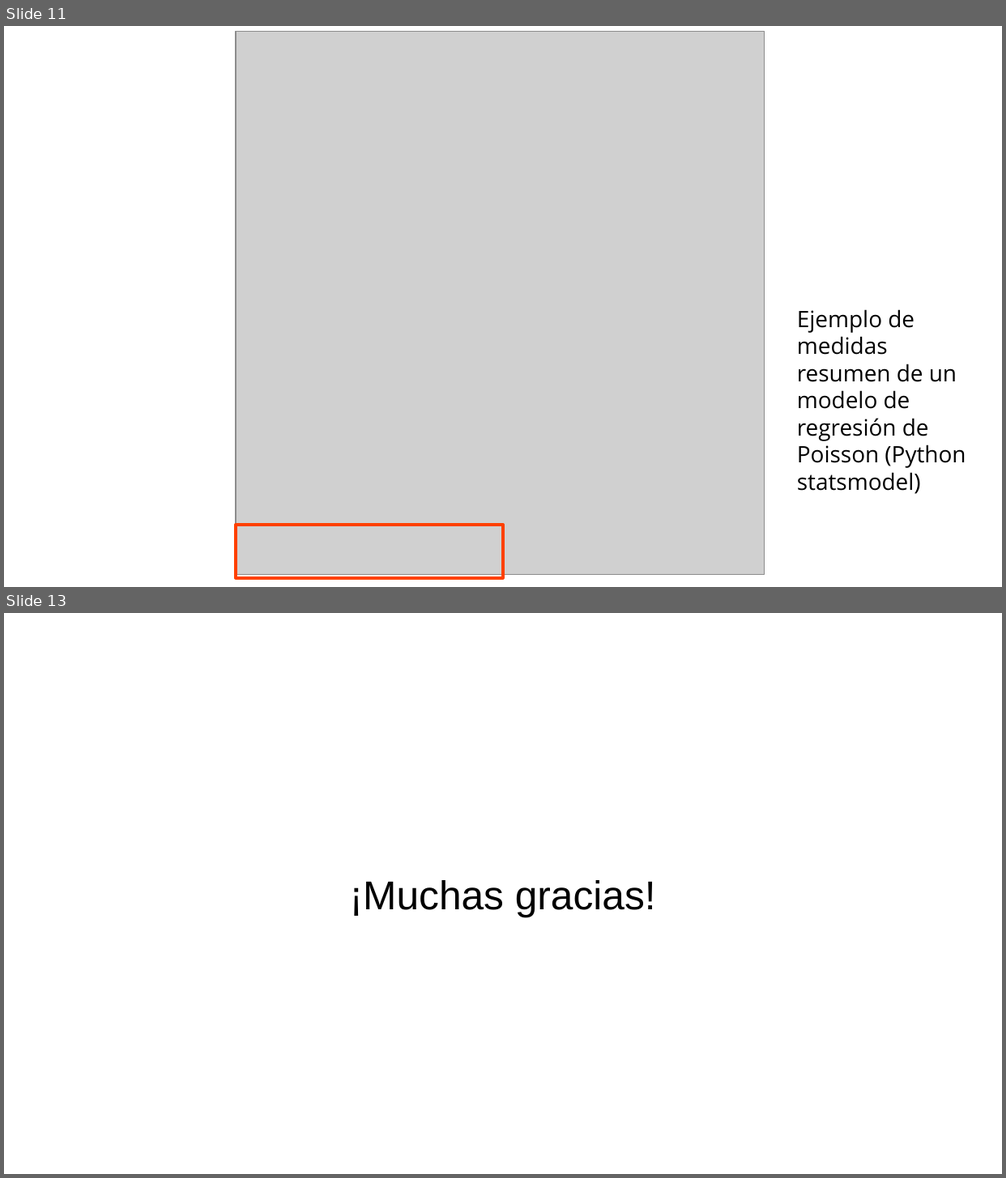
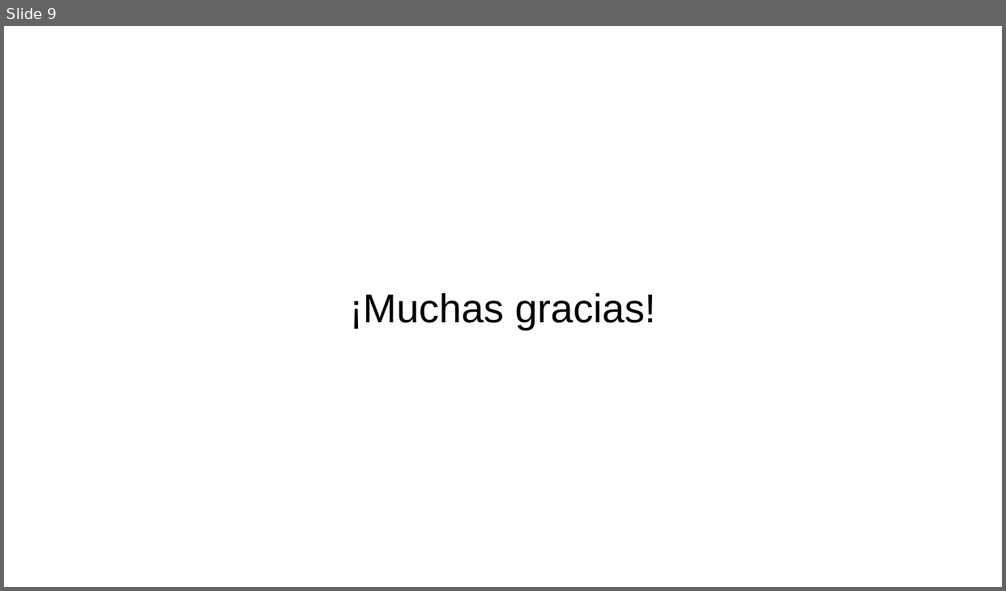
Before and after one commit to guillermodangelo/tesis, a slide deck: presentacion_dic2021.odp. Shown one above the other, each under a label of ours: slides 11 and 13 before the commit, slide 9 after it; the slides between them are not shown. The pictures are 1006x1178 and 1006x591 pixels, drawn with LibreOffice and Linux fonts; fonts in the diff are those of the drawing; grey boxes stand for pictures. Boxes give left, top, right and bottom in pixels: in the first picture for what was removed or moved away, otherwise in the second. Text is boxed around its words. In the diff, an @@ line names an element or a change of style, - is before the commit and + after.

```diff
--- a/presentacion_dic2021.odp
+++ b/presentacion_dic2021.odp
@@ slide 11 removed at box(4, 26, 1002, 587), background #FFFFFF @@
@@ picture removed at box(236, 32, 765, 574) @@
@@ text removed at box(797, 310, 965, 494) @@
-Ejemplo de medidas resumen de un modelo de regresión de Poisson (Python statsmodel)
@@ rectangle removed at box(236, 525, 503, 578) @@
@@ what was slide 13 is now slide 9 @@
```
Also in this commit, not shown: 3 slides added, 6 other slides removed, 3 other files.
